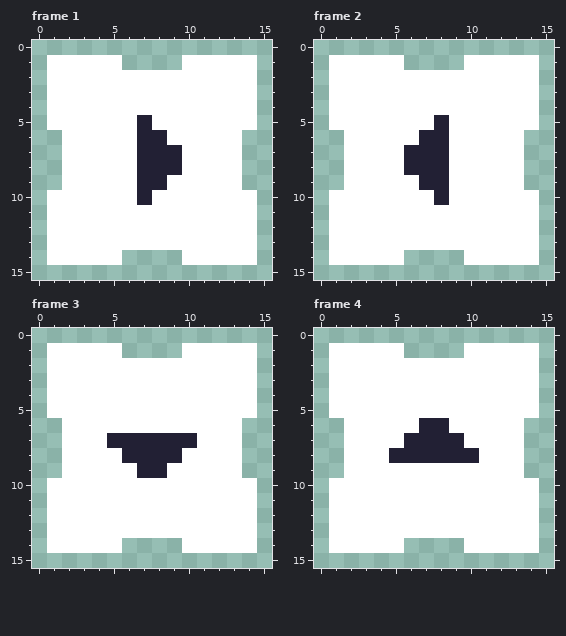
Pixel-art file: assets/img/player.aseprite. Above: the version before the commit.
16x16 pixels, 4 frames. Shown: frame 1, frame 2, frame 3, frame 4.
After:
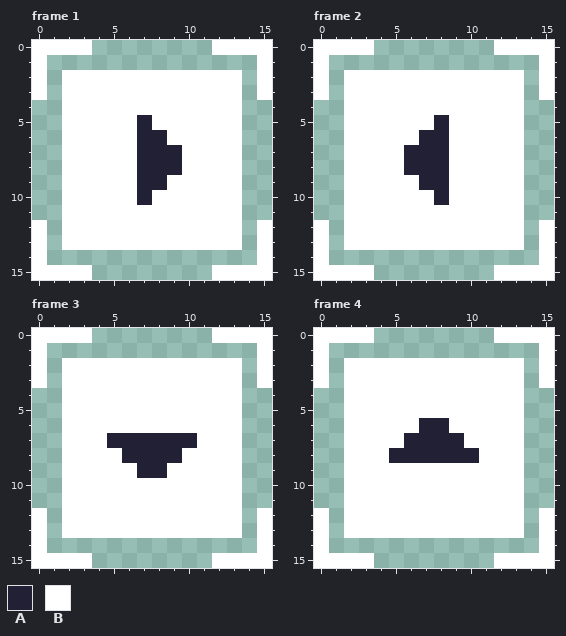
Palette (. is transparent): A #222034  B #ffffff
The edit:
Frame 1, layer "Layer 1":
y 0: x 0..3 .... -> BBBB; x 12..15 .... -> BBBB
y 1: x 0..5 .BBBBB -> B.....; x 10..15 BBBBB. -> .....B
y 2..3: x 0..1 .B -> B.; x 14..15 B. -> .B
y 4..5: x 1 B -> .; x 14 B -> .
y 10..11: x 1 B -> .; x 14 B -> .
y 12..13: x 0..1 .B -> B.; x 14..15 B. -> .B
y 14: x 0..5 .BBBBB -> B.....; x 10..15 BBBBB. -> .....B
y 15: x 0..3 .... -> BBBB; x 12..15 .... -> BBBB
Frame 2, layer "Layer 1": the same change as frame 1
Frame 3, layer "Layer 1": the same change as frame 1
Frame 4, layer "Layer 1": the same change as frame 1
